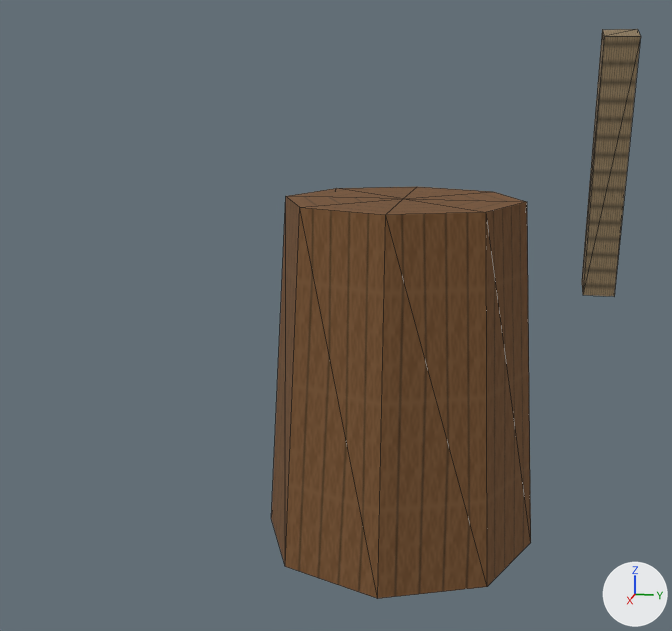
The glTF model app/src/main/assets/3d/field/military-FIRE_SEED-1-lod1.glb, before and after one commit.
The view is the same before and after, from a camera (50 mm lens) standing at (0.368, 0.062, 0.247) and looking at (-0.028, -0.018, 0.148). The lights are fixed; the arrows at lower right show +X, +Y and +Z. The picture after the commit comes second. Mesh edges are drawn as thin lines. Vertices at exactly the same position are counted once.

The older version as bpy lines, for what is in view:
```python
me_mesh_0 = bpy.data.meshes.new('Mesh_0')
me_mesh_0.from_pydata(...)  # 27 vertices, 34 faces; spans x -0.195..-0.045, y -0.075..0.108, z 0.0..0.272
me_mesh_0.materials.append(mat_material_0)
ob_mesh_0 = bpy.data.objects.new('Mesh_0', me_mesh_0)
ob_mesh_0.location = (0.0, 0.0, 0.0)
```
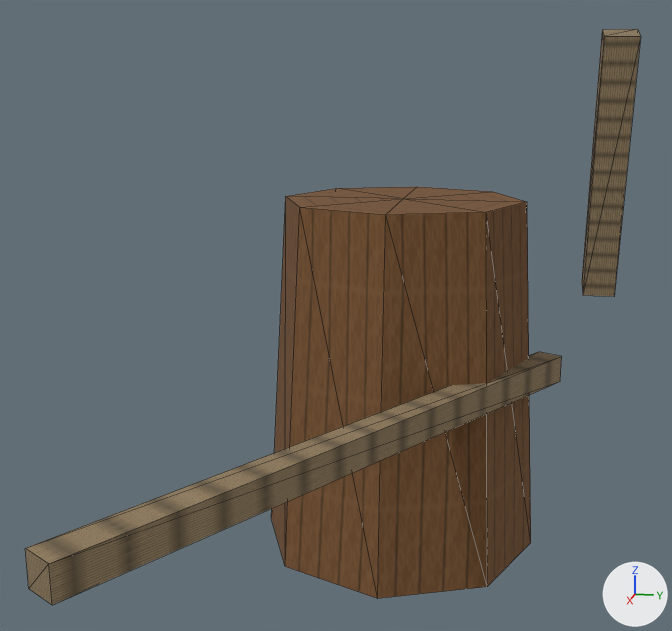
Location of each change, [x1, y1, x2, y2] in pixels of the pictures (672 x 631 px):
'Mesh_0', reshaped (66% wider)
    before: [271, 29, 641, 599]
    after: [25, 29, 641, 605]
part 1 of me_mesh_0, added (brown)
    after: [25, 352, 562, 605]

Patch to the scene script:
```diff
--- a/app/src/main/assets/3d/field/military-FIRE_SEED-1-lod1.glb.py
+++ b/app/src/main/assets/3d/field/military-FIRE_SEED-1-lod1.glb.py
@@ me_mesh_0 @@
 # used by ob_mesh_0; location = (0.0, 0.0, 0.0)
 # verts and faces of me_mesh_0; kept vertices keep their numbers, new ones are numbered from 27
-me_mesh_0.from_pydata(...)  # 27 vertices, 34 faces; spans x -0.195..-0.045, y -0.075..0.108, z 0.0..0.272
+me_mesh_0.from_pydata(...)  # 35 vertices, 44 faces; spans x -0.195..0.134, y -0.086..0.108, z 0.0..0.272
+# me_mesh_0 part 1
+verts[27] = (-0.134, 0.074, 0.093)
+verts[28] = (-0.126, 0.086, 0.093)  # pixel (560, 381)
+verts[29] = (-0.126, 0.086, 0.107)  # pixel (561, 356)
+verts[30] = (-0.134, 0.074, 0.107)  # pixel (538, 351)
+for new, old in zip([*range(31, 35)], [*range(27, 31)]): verts[new] = verts[old] + (0.26, -0.16, 0.0)
+faces += [(31, 33, 32), (31, 34, 33), (27, 32, 28), (27, 31, 32), (28, 33, 29), (28, 32, 33)]
+faces += [(29, 34, 30), (29, 33, 34), (27, 30, 31), (30, 34, 31)]
 me_mesh_0.materials.append(mat_material_0)
```
